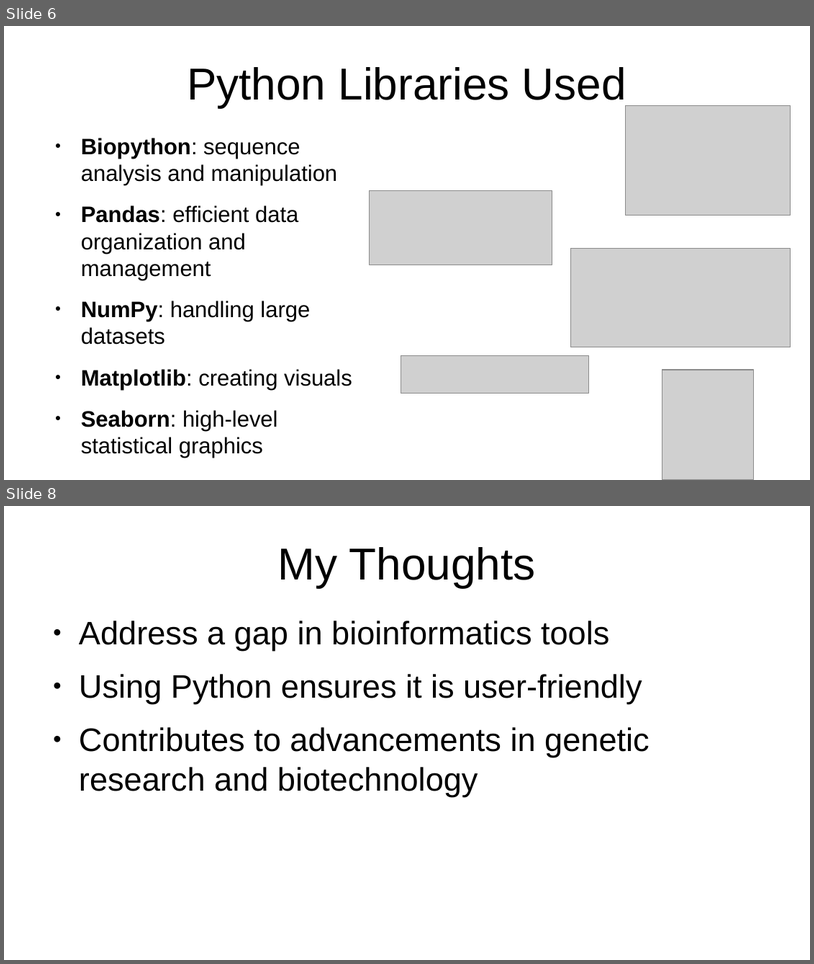
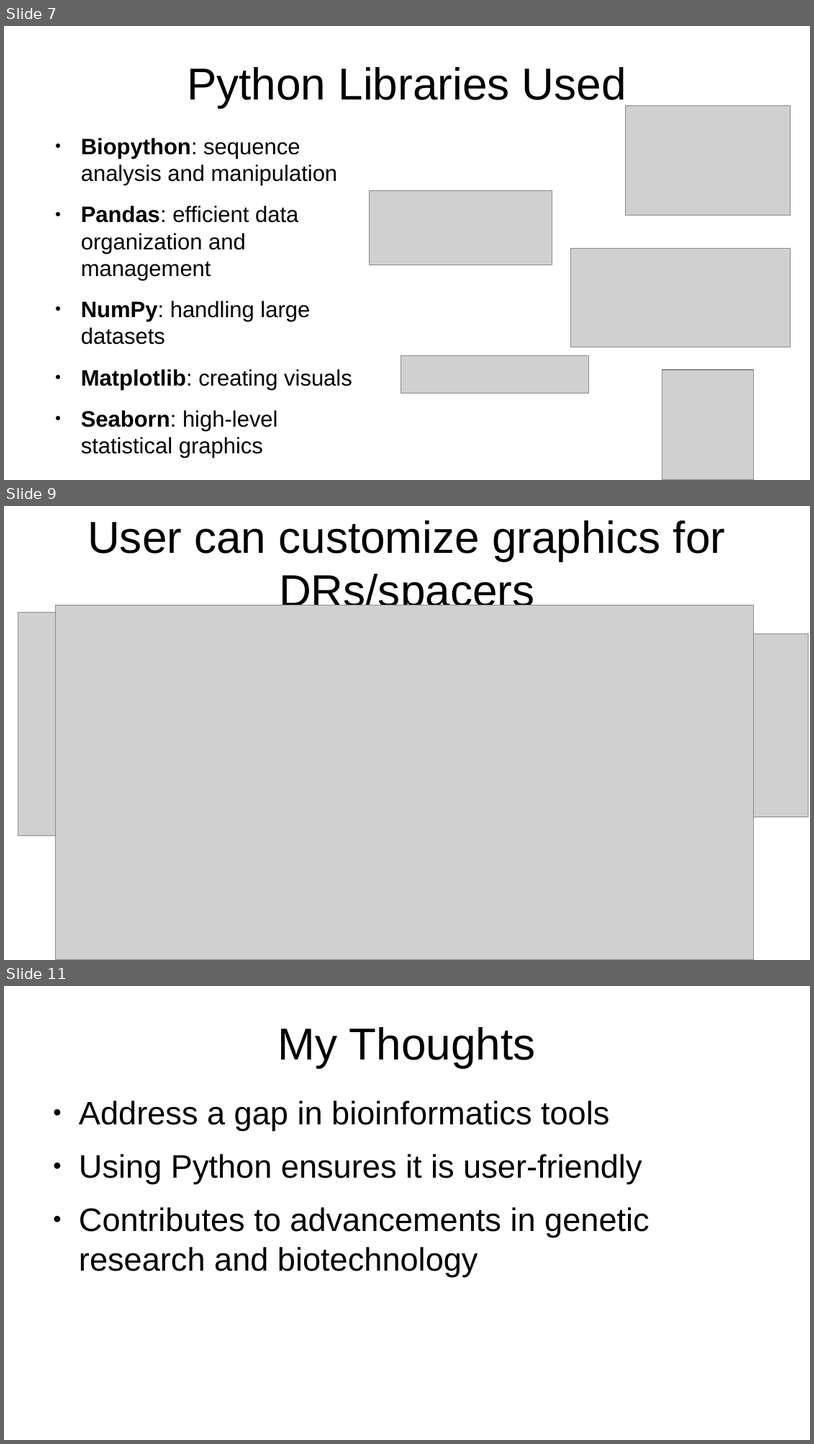
Before and after one commit to jwmathis/SSE591_Project3, a slide deck: Peer Review 1.pptx. Shown one above the other, each under a label of ours: slides 6 and 8 before the commit, slides 7, 9 and 11 after it; the slides between them are not shown. The pictures are 814x964 and 814x1444 pixels, drawn with LibreOffice and Linux fonts; fonts in the diff are those of the drawing; grey boxes stand for pictures. Boxes give left, top, right and bottom in pixels: in the first picture for what was removed or moved away, otherwise in the second. Text is boxed around its words. In the diff, an @@ line names an element or a change of style, - is before the commit and + after.

```diff
--- a/Peer Review 1.pptx
+++ b/Peer Review 1.pptx
@@ slide 9 added at bbox=[4, 506, 810, 960], background #FFFFFF @@
@@ title added at bbox=[88, 520, 725, 615], 44 pt, text #000000 @@
+User can customize graphics for DRs/spacers
@@ picture added at bbox=[18, 612, 370, 835] @@
@@ picture added at bbox=[56, 605, 754, 960] @@
@@ picture added at bbox=[386, 634, 809, 817] @@
@@ what was slide 6 is now slide 7 @@
@@ what was slide 8 is now slide 11 @@
```
Also in this commit, not shown: 4 slides changed, 2 other slides added, 3 other files.
